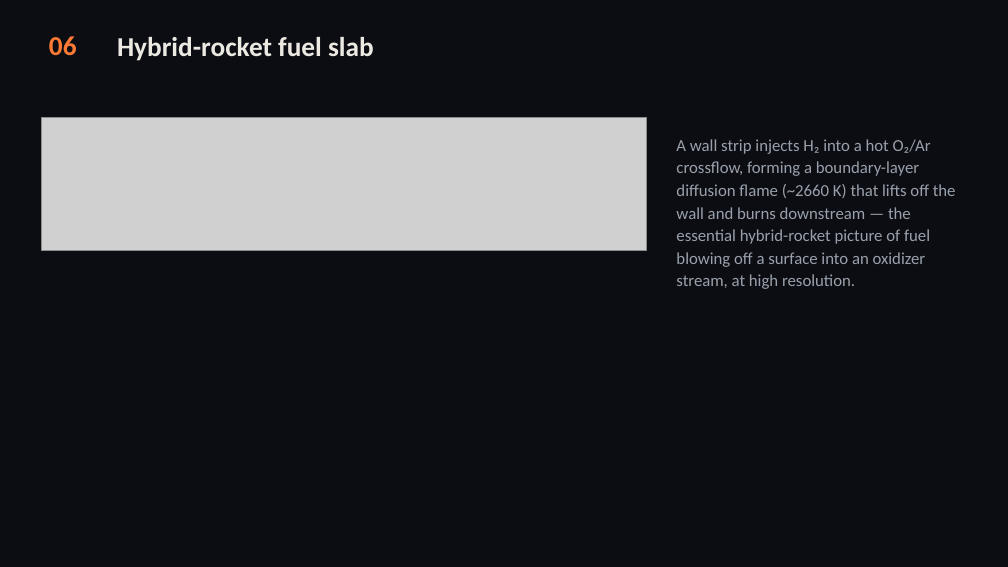
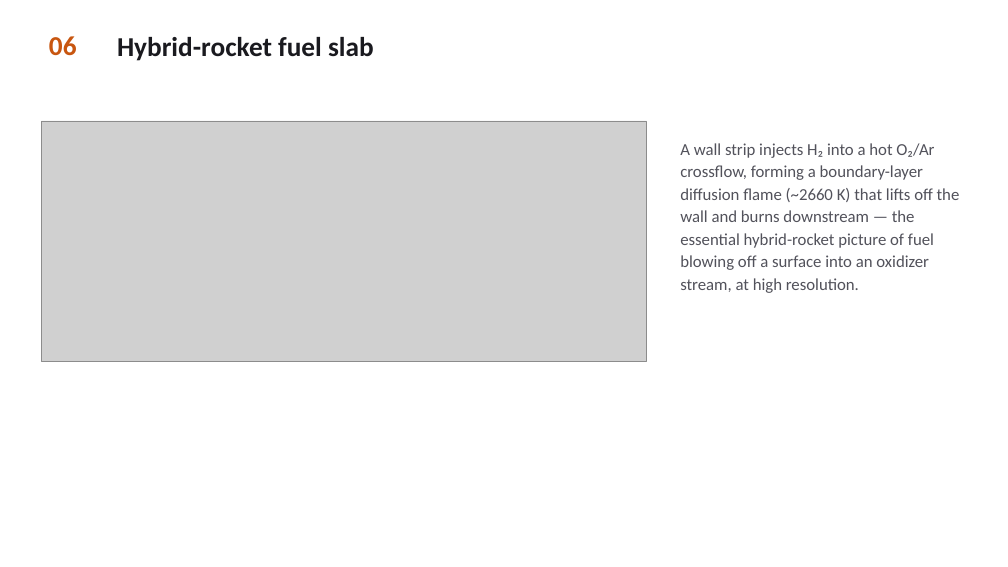
Before and after one commit to sbryngelson/MFC, a slide deck: slide 7 of MFC_combustion_showcase.pptx. Drawn at 1008x567 pixels with LibreOffice and Linux fonts; fonts in the diff are those of the drawing; grey boxes stand for pictures. Boxes give left, top, right and bottom in pixels: in the first picture for what was removed or moved away, otherwise in the second. Text is boxed around its words. In the diff, an @@ line names an element or a change of style, - is before the commit and + after.

Commit message:
docs: white-theme showcase deck with embedded case videos

```diff
--- a/MFC_combustion_showcase.pptx
+++ b/MFC_combustion_showcase.pptx
@@ rectangle removed at (0, 0, 1008, 567) @@
@@ text "06" at (49, 36, 77, 56): text colour #FF7A34 to #C85610 @@
@@ text "Hybrid-rocket fuel slab" at (117, 37, 374, 61): text colour #ECE9E3 to #1A1A1F @@
@@ picture: place and size @@
-picture at (42, 117, 647, 250)
+picture at (42, 121, 647, 361)
@@ text "A wall strip injects H₂ ..." at (680, 143, 960, 293): text colour #9AA0AB to #52525B @@
```
Also in this commit, not shown: 9 other slides changed.
